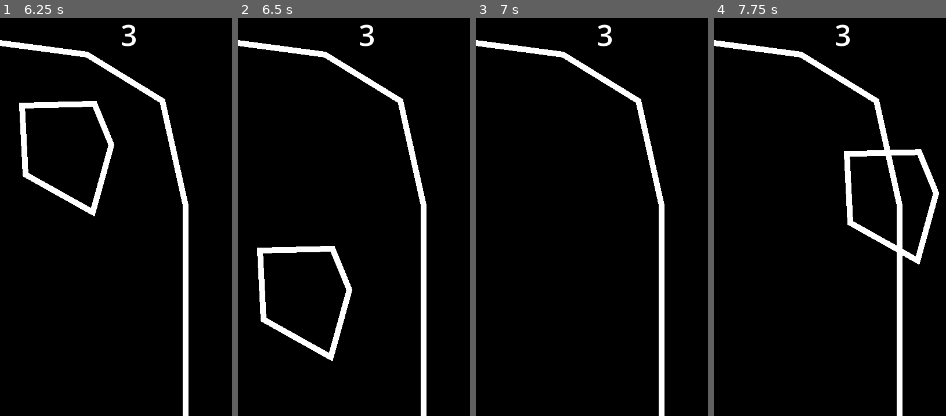
Above: before the commit, frames 1-4 (left to right).
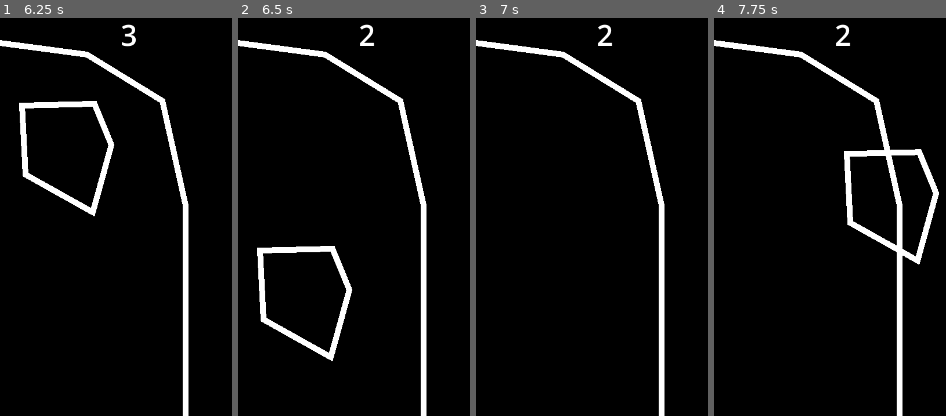
Above: after the commit, the same moments.

Repository: WOCae/L010
Game: Godot game, scene res://Scene/start_game.tscn
Same seed, same stepped clock (60 frames per second), same inputs: the game is played once before the commit and once after it.
Inputs (mouse positions are % of the whole screen's width and height, from its top left):
- Up to frame 1 (6.25 s): tap Enter (ui_accept) at 0.5, 0.77, 1.52, 3.02, 3.77, 4.52, 6.02 s; move the mouse to (45, 70) at 0.52 s; hold Up (move_up) 0.53-2.03 s; click (45, 70) at 0.67 s; move the mouse to (12, 7) at 1.27 s; click (12, 7) at 1.42 s; move the mouse to (44, 7) at 2.02 s; hold Left (move_left) 2.03-3.53 s; click (44, 7) at 2.17 s; move the mouse to (75, 7) at 2.77 s; click (75, 7) at 2.92 s; move the mouse to (35, 25) at 3.52 s; hold Down (move_down) 3.53-4.28 s; move the mouse to (72, 45) at 4.27 s; hold Right (move_right) 4.28-5.03 s; move the mouse to (30, 55) at 5.02 s; hold Up (move_up) 5.03-5.78 s; click (30, 55) at 5.17 s; move the mouse to (60, 28) at 5.77 s; hold Right (move_right) from 5.78 s (still down)
- Up to frame 2 (6.5 s): keep holding Right (move_right)
- Up to frame 3 (7 s): keep holding Right (move_right); move the mouse to (45, 70) at 6.52 s; tap Enter (ui_accept) at 6.77 s
- Up to frame 4 (7.75 s): keep holding Right (move_right); move the mouse to (80, 65) at 7.27 s; click (80, 65) at 7.42 s; tap Enter (ui_accept) at 7.52 s
The pictures show only the part of the screen within x 50-100%, y 0-50%; the shares and areas given below are measured in that part.

Frame 1 is identical in both runs. In frame 2, 0.1% of the frame differs, in the area x 52-59%, y 1-8%; in frame 3, 0.1%; in frame 4, 0.1%.
Error before the commit: Invalid access to property or key 'elapsedTime' on a base object of type 'Node (global.gd)'. (res://enemy1/Enemy1.gd:28)

Commit message:
Update global.gd

Diff:
--- a/scripts/global.gd
+++ b/scripts/global.gd
@@ -1,5 +1,6 @@
 extends Node
 
 var life:int
+var elapsedTime:float
 #var enemies:Node2D
 #var bullets:Node2D
